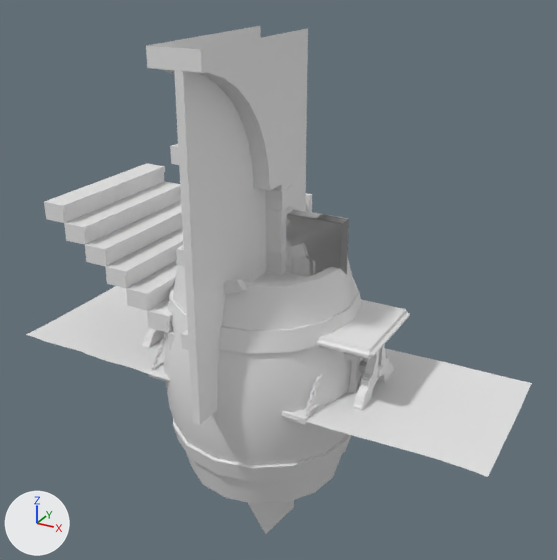
The Blender file Assets/Environment/Models/CastleModular.blend, before and after one commit.
Both versions are drawn from a 50 mm camera at (4.3, -7.45, 4.88) aimed at (0.12, 0.15, 1.08). The lights are fixed; the arrows at lower left show +X, +Y and +Z.

Names of what the first picture shows: 'Bed', 'Carpet', 'Column', 'Cylinder', 'Flag', 'Plane', 'Plane.001', 'Table', 'Wall', 'WallDoor'.
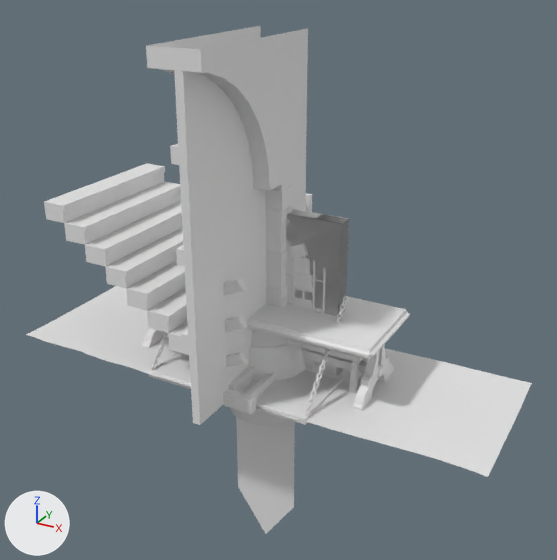
The change in detail:
Object 'Cylinder' (ob_cylinder) is rescaled from (1.0, 1.0, 1.0) to (0.461, 0.461, 0.461).

Where the change shows, as pixel boxes (x1, y1, x2, y2) in the pictures (557 x 560 px):
'Cylinder', rescaled: before (164, 256, 362, 504); after (230, 330, 306, 425)
'Flag', unchanged, uncovered by the edit: before (247, 500, 294, 534); after (236, 418, 295, 534)
'Bed', unchanged, uncovered by the edit: before (149, 332, 322, 425); after (149, 296, 348, 425)
'Cube.002', unchanged, uncovered by the edit: before (224, 193, 312, 295); after (223, 193, 312, 414)
